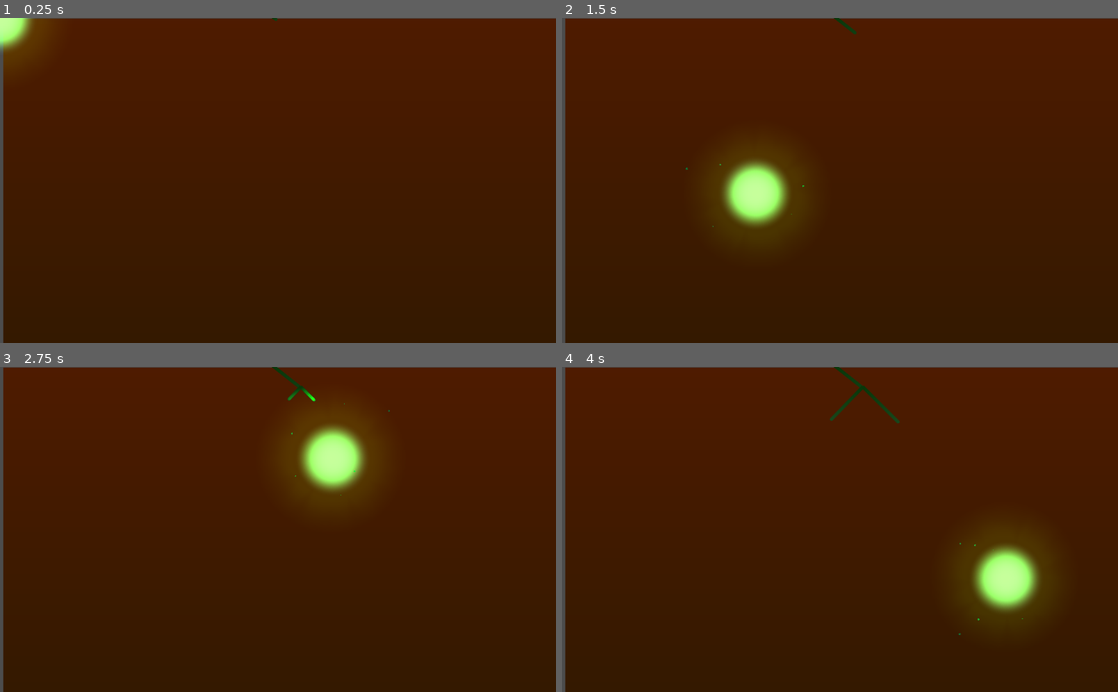
Above: before the commit, frames 1-4 (two rows, left to right).
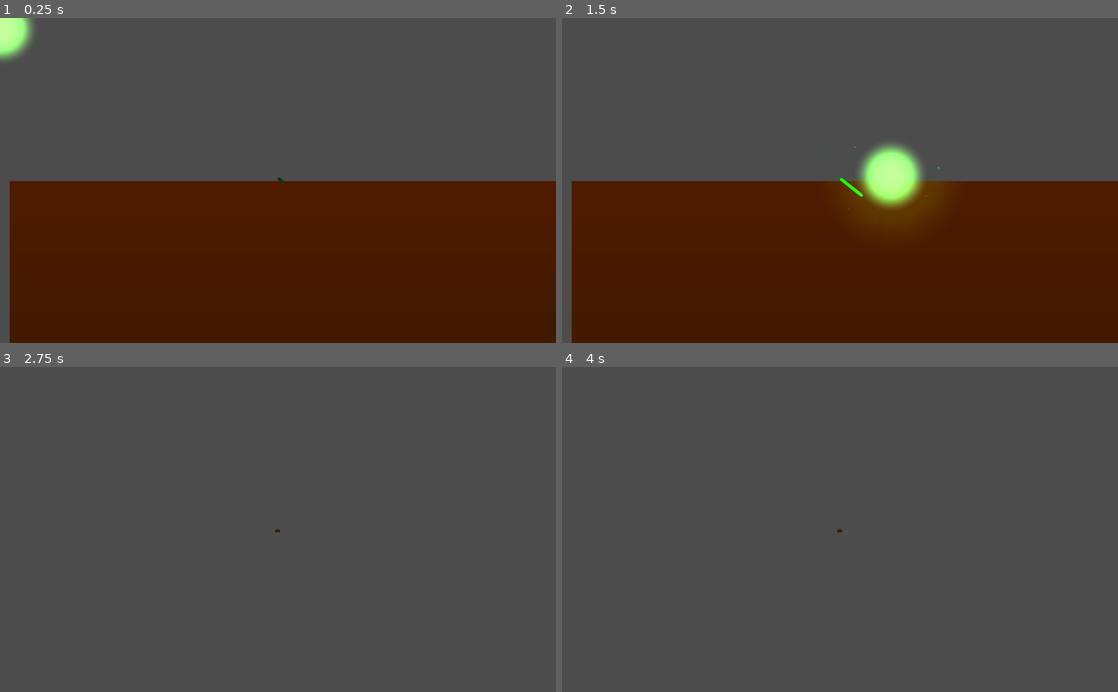
Above: after the commit, the same moments.

Repository: TaneliR/fgj2023
Game: Godot game, scene res://Scenes/TanelinScene.tscn
Two runs of this game, one before a commit and one after it. Both use one fixed random seed, a clock stepped at 60 frames per second and the inputs below. This scene is started directly instead of the project's main scene.
Inputs (mouse positions are in pixels of both pictures, inside the frame that each line leads up to):
- Up to frame 1 (0.25 s): no input
- Up to frame 2 (1.5 s): tap Enter at 0.5 s; move the mouse to (962, 164) at 0.52 s; press the mouse at (962, 164) at 0.53 s; hold Up (ui_up) 0.53-1.28 s; move the mouse to (728, 196) at 1.27 s; release the mouse at (728, 196) at 1.28 s; click (728, 196) at 1.35 s
- Up to frame 3 (2.75 s): move the mouse to (333, 458) at 2.02 s; press the mouse at (333, 458) at 2.03 s; hold Up (ui_up) from 2.03 s (still down)
- Up to frame 4 (4 s): tap Space at 2.75 s; move the mouse to (812, 594) at 2.77 s; release the mouse at (812, 594) at 2.78 s; click (812, 594) at 2.85 s; tap Enter at 3.5 s; move the mouse to (1006, 578) at 3.52 s; release Up (ui_up) at 3.53 s; press the mouse at (1006, 578) at 3.53 s

The runs differ from the first frame. In frame 1, 50% of the frame differs, in the area x 0-100%, y 0-100%; in frame 2, 54%; in frame 3, 99%; in frame 4, 99%.

Commit message:
Add test camera thinks

Diff:
--- a/Roots/Scenes/TanelinScene.tscn
+++ b/Roots/Scenes/TanelinScene.tscn
@@ -6,6 +6,7 @@
 [ext_resource path="res://Sprites/spot.png" type="Texture" id=4]
 [ext_resource path="res://Sprites/light.png" type="Texture" id=5]
 [ext_resource path="res://Scripts/MouseMagnet.gd" type="Script" id=6]
+[ext_resource path="res://Scenes/CameraNode.tscn" type="PackedScene" id=7]
 
 [sub_resource type="CanvasItemMaterial" id=1]
 
@@ -58,6 +59,8 @@
 position = Vector2( 2, 0 )
 script = ExtResource( 3 )
 
+[node name="CameraNode" parent="." instance=ExtResource( 7 )]
+
 [node name="BG" type="Sprite" parent="."]
 material = SubResource( 1 )
 position = Vector2( 519.5, 305.5 )
--- a/Roots/Scripts/PaavoCamera.gd
+++ b/Roots/Scripts/PaavoCamera.gd
@@ -2,7 +2,7 @@
 
 # This affects how the camera zooms out based on the distance
 # of the two most distant nodes on screen. Default tested value 5000
-export var zoom_multiplier = 5000
+export var zoom_multiplier = 15000
 
 export var shake_intensity = 0.5
 export var shake_duration = 0.3
@@ -36,4 +36,5 @@
 	position = average_signal		# set camera pos
 
 func _on_CameraNode_max_distance(max_distance):
-	set_zoom(Vector2(zoom_multiplier / max_distance, zoom_multiplier / max_distance))
+	if (max_distance > 0):
+		set_zoom(Vector2(zoom_multiplier / max_distance, zoom_multiplier / max_distance))
--- a/Roots/Scripts/PaavoCameraManagerScript.gd
+++ b/Roots/Scripts/PaavoCameraManagerScript.gd
@@ -12,11 +12,15 @@
 	# delay the execution of the function until the next frame
 	call_deferred("check_children")
 
+func _process(_delta):
+	call_deferred("check_children")
+
 func check_children():
-	var randomNode = get_node(target_node)
-	var children = randomNode.get_children()
-
-
+#	var randomNode = get_node(target_node)
+#	var children = randomNode.get_children()
+	var children = get_tree().get_nodes_in_group("roots")
+	print(children)
+#
 	if children.empty():
 		print("Waiting for children to be instantiated...")
 		call_deferred("check_children")
@@ -39,15 +43,15 @@
 
 	# Calculate the distance between two of the most distant nodes
 	# and emit it as a signal to the camera
+#
+	var max_distance = 0
+	if (children.size() > 1):
+		for i in range(children.size()):
+			for j in range(i + 1, children.size()):
+				# Calculate the distance between the nodes
+				var distance = children[i].position.distance_to(children[j].position)
 
-	var max_distance = 0
+				if distance > max_distance:
+					max_distance = distance
 
-	for i in range(children.size()):
-		for j in range(i + 1, children.size()):
-			# Calculate the distance between the nodes
-			var distance = children[i].position.distance_to(children[j].position)
-
-			if distance > max_distance:
-				max_distance = distance
-
-	emit_signal("max_distance", float(max_distance))
+		emit_signal("max_distance", float(max_distance))
Not shown: 1 places in Roots/Scenes/TanelinScene.tscn that only renumber resources
